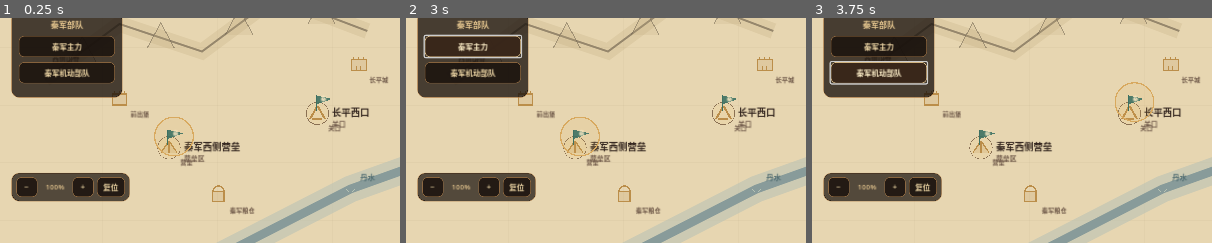
Above: before the commit, frames 1-3 (left to right).
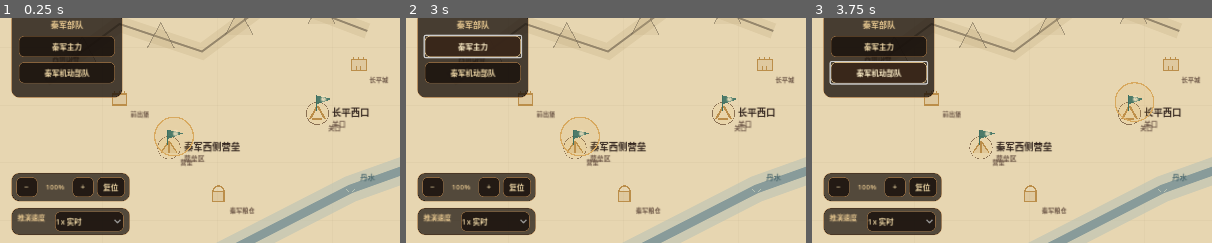
Above: after the commit, the same moments.

Repository: x21007997-boop/my-ai-Battlefield
Game: Godot game, scene res://scenes/Main.tscn
Same seed, same stepped clock (60 frames per second), same inputs: the game is played once before the commit and once after it.
Inputs:
- Up to frame 1 (0.25 s): no input
- Up to frame 2 (3 s): click "开始实时推演" at 0.5 s; click "暂停实时推演" at 1.25 s; click "开始实时推演" at 2 s; click "秦军主力" at 2.75 s
- Up to frame 3 (3.75 s): click "秦军机动部队" at 3.5 s
The pictures show only the part of the screen within x 0-50%, y 21-71%; the shares and areas given below are measured in that part.

The runs differ from the first frame. In frame 1, 3.5% of the frame differs, in the area x 2-33%, y 84-97%; in frame 2, 3.5%; in frame 3, 3.5%.

Commit message:
feat: add battle tempo and outcome feedback

Diff:
--- a/godot/scripts/main.gd
+++ b/godot/scripts/main.gd
@@ -40,6 +40,7 @@
 var engine_session: Dictionary = {}
 var engine_connected := false
 var engine_tick_accumulator := 0.0
+var simulation_speed := 1
 var clock_label: Label
 var status_label: Label
 var selection_label: Label
@@ -75,6 +76,7 @@
 var battle_button: Button
 var battle_panel: Panel
 var battle_label: RichTextLabel
+var speed_option: OptionButton
 
 const TASK_COMMANDS := [
 	{"type": "guard", "label": "警戒"},
@@ -143,20 +145,22 @@
 			return
 		engine_tick_accumulator += delta
 		while engine_tick_accumulator >= 1.0 and not engine_gateway.busy():
-			engine_tick_accumulator -= 1.0
-			engine_gateway.send_command({"type": "advance", "seconds": 1})
+			var advance_seconds: int = min(simulation_speed, int(engine_tick_accumulator))
+			advance_seconds = max(1, advance_seconds)
+			engine_tick_accumulator -= advance_seconds
+			engine_gateway.send_command({"type": "advance", "seconds": advance_seconds})
 		return
 	if replay_mode:
 		if not running:
 			return
-		replay_accumulator += delta
+		replay_accumulator += delta * float(simulation_speed)
 		while replay_accumulator >= 1.0:
 			replay_accumulator -= 1.0
 			_step_replay_second()
 		return
 	if not running:
 		return
-	tick_accumulator += delta
+	tick_accumulator += delta * float(simulation_speed)
 	while tick_accumulator >= 1.0:
 		tick_accumulator -= 1.0
 		_step_second()
@@ -181,6 +185,8 @@
 	_apply_engine_session(session)
 	for event in response.get("events", []):
 		_add_log(_replay_event_text(event))
+		if operation != "command":
+			_apply_runtime_event_feedback(event)
 	if outcome.size() > 0:
 		_set_feedback("战役已结束：%s。可导出或载入本局回放。" % str(outcome.get("title", outcome.get("result", "战役结束"))), "success")
 	elif operation == "start_session":
@@ -208,6 +214,26 @@
 				"strategy_reliability_reduced": _set_feedback("情报链可信度下降：后续同类行动更容易被识破。", "error")
 				_: _set_feedback("操作已接收，战场状态正在刷新。", "success")
 	_refresh()
+
+func _apply_runtime_event_feedback(event: Dictionary) -> void:
+	var payload_value = event.get("payload", {})
+	var payload: Dictionary = payload_value if payload_value is Dictionary else event
+	match str(event.get("type", "")):
+		"report_arrived":
+			var area_id := str(payload.get("reportedAreaId", payload.get("areaId", "")))
+			_set_feedback("前线情报抵达：%s（%s，%s）。" % [_area_name(area_id), _confidence_label(str(payload.get("confidence", "unknown"))), _uncertainty_label(payload)], "success")
+		"report_expired":
+			_set_feedback("前线情报已失效：沙盘上的疑似敌情将被移除。", "info")
+		"order_blocked":
+			_set_feedback("部队机动受阻：目标区域的通路暂时被封锁。", "error")
+		"supply_depleted":
+			_set_feedback("后勤警报：一支部队的补给已耗尽，战力会受到影响。", "error")
+		"unit_entered_terrain":
+			_set_feedback("前线回报：部队已进入%s段。" % str(payload.get("label", "复杂地形")), "info")
+		"unit_exited_terrain":
+			_set_feedback("前线回报：部队已完成%s。" % str(payload.get("label", "地形通过")), "info")
+		"battle_ended":
+			_set_feedback("战役已结束：请打开“战局”查看战后复盘。", "success")
 
 func _on_engine_request_failed(_operation: String, message: String) -> void:
 	engine_connected = false
@@ -432,6 +458,23 @@
 	reset_view.pressed.connect(_reset_view)
 	view_rail.add_child(reset_view)
 
+	var speed_rail := Panel.new()
+	speed_rail.position = Vector2(18, 454)
+	speed_rail.size = Vector2(190, 44)
+	speed_rail.add_theme_stylebox_override("panel", _panel_style(Color(0.10, 0.07, 0.05, 0.72), Color(0.66, 0.47, 0.27, 0.7), 12, 1))
+	hud.add_child(speed_rail)
+	_add_label(speed_rail, "推演速度", Rect2(10, 7, 58, 28), 11, Color("#e4c58e"))
+	speed_option = OptionButton.new()
+	speed_option.position = Vector2(70, 6)
+	speed_option.size = Vector2(110, 32)
+	speed_option.tooltip_text = "调整实时推演或回放速度"
+	_style_button(speed_option)
+	for speed in [1, 2, 5, 10]:
+		speed_option.add_item("%dx %s" % [speed, "实时" if speed == 1 else "加速"])
+		speed_option.set_item_metadata(speed_option.item_count - 1, speed)
+	speed_option.item_selected.connect(_on_speed_selected)
+	speed_rail.add_child(speed_option)
+
 	var utility_rail := Panel.new()
 	utility_rail.position = Vector2(1184, 140)
 	utility_rail.size = Vector2(78, 276)
@@ -675,6 +718,13 @@
 		intelligence_panel.visible = false
 		battle_panel.visible = false
 		_refresh_deception_panel()
+
+func _on_speed_selected(index: int) -> void:
+	if speed_option == null:
+		return
+	simulation_speed = max(1, int(speed_option.get_item_metadata(index)))
+	_set_feedback("推演速度已切换为 %dx。" % simulation_speed, "info")
+	_refresh()
 
 func _toggle_running() -> void:
 	running = not running
@@ -1116,6 +1166,18 @@
 	lines.append("可用资源")
 	lines.append("情报点 %s · 斥候队 %s · 计策资源 %s" % [_resource_text("intelligencePoints"), _resource_text("scoutTeams"), _resource_text("deceptionAssets")])
 	lines.append("情报链可信度：%d%%" % int(strategy_reliability * 100.0))
+	if outcome.size() > 0:
+		lines.append("")
+		lines.append("战后复盘")
+		var result_label := str(review.get("resultLabel", outcome.get("result", "战役结束")))
+		var reason_label := str(review.get("reasonLabel", outcome.get("reason", "")))
+		lines.append("结果：%s" % result_label)
+		if reason_label != "":
+			lines.append("原因：%s" % reason_label)
+		var stats_value = review.get("stats", {})
+		var stats: Dictionary = stats_value if stats_value is Dictionary else {}
+		lines.append("命令 %d · 情报 %d · 计策 %d" % [int(stats.get("commandCount", 0)), int(stats.get("reportCount", 0)), int(stats.get("deceptionCount", 0))])
+		lines.append("这份复盘只记录指挥官已知事件，不回填隐藏战斗真值。")
 	lines.append("")
 	lines.append("提示：地图只显示我方已知信息和延迟报告；敌军真值不会直接显示。")
 	battle_label.text = "\n".join(lines)
@@ -1216,6 +1278,7 @@
 			elif order.get("type", "move") != "hold":
 				delivery_action = "开始执行机动"
 			_add_log("命令抵达：部队%s。" % delivery_action)
+			_set_feedback("命令已抵达：%s开始执行。" % delivery_action, "info")
 		if order.get("status", "") == "executing" and order.get("type", "move") == "hold":
 			order["status"] = "completed"
 			event_log.append(sim_time, "order_completed", {
@@ -1238,6 +1301,7 @@
 				_add_log("部队到达：已进入%s，%s任务生效。" % [_area_name(str(order.get("targetAreaId", ""))), str(order.get("taskLabel", "任务"))])
 			else:
 				_add_log("部队到达：已进入%s。" % _area_name(str(order.get("targetAreaId", ""))))
+			_set_feedback("部队已抵达：%s。" % _area_name(str(order.get("targetAreaId", ""))), "success")
 		elif order.get("status", "") == "executing" and order.get("type", "move") != "hold":
 			order["remainingTravelSeconds"] = max(0, int(order.get("remainingTravelSeconds", 0)) - 1)
 
@@ -1269,6 +1333,7 @@
 			"expiresAt": report["expiresAt"],
 		})
 		_add_log("情报抵达：赵军援军疑似位于主壁方向。")
+		_set_feedback("前线情报抵达：赵军援军疑似位于主壁方向。", "success")
 
 	for index in range(reported_signals.size() - 1, -1, -1):
 		if sim_time >= int(reported_signals[index].get("expiresAt", 999999)):
@@ -1278,6 +1343,7 @@
 			})
 			reported_signals.remove_at(index)
 			_add_log("情报失效：前方敌情标记超过有效时限。")
+			_set_feedback("前线情报已失效：沙盘上的疑似敌情已移除。", "info")
 
 	_refresh()
 
@@ -1703,6 +1769,11 @@
 	log_label.text = "\n".join(log_lines)
 	if zoom_label != null:
 		zoom_label.text = "%d%%" % int(map_camera.zoom.x * 100.0)
+	if speed_option != null:
+		for index in range(speed_option.item_count):
+			if int(speed_option.get_item_metadata(index)) == simulation_speed:
+				speed_option.select(index)
+				break
 	if intelligence_button != null:
 		intelligence_button.text = "情报 %d" % reported_signals.size()
 	if battle_button != null:
--- a/godot/tests/commander_hud_smoke.gd
+++ b/godot/tests/commander_hud_smoke.gd
@@ -9,7 +9,10 @@
 	assert(main.intelligence_panel != null)
 	assert(main.deception_panel != null)
 	assert(main.battle_panel != null)
+	assert(main.speed_option != null)
 	assert(main.intelligence_button.text == "情报 0")
+	main._on_speed_selected(2)
+	assert(main.simulation_speed == 5)
 
 	main._toggle_battle_panel()
 	assert(main.battle_panel.visible)
Not shown, changed: godot/README.md
